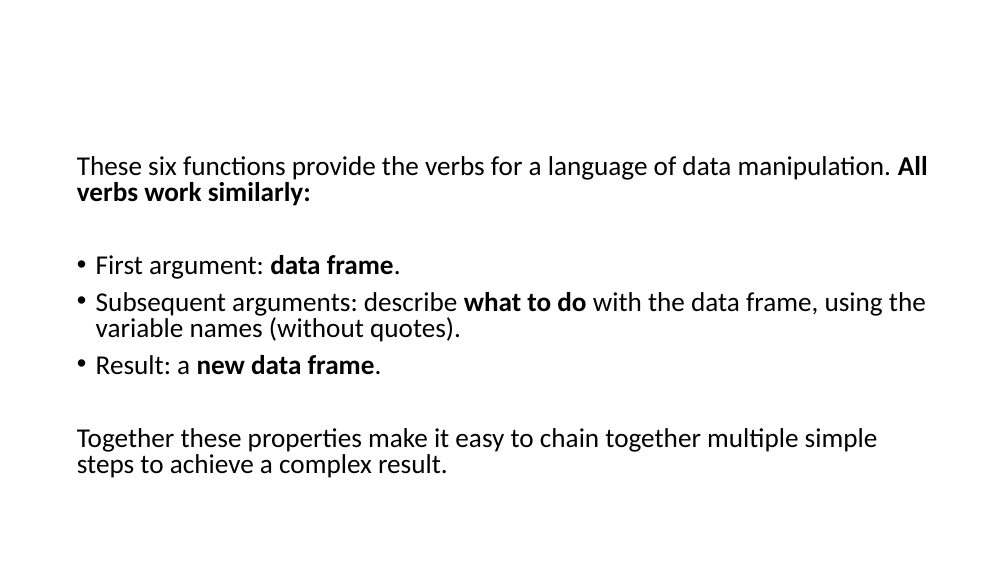
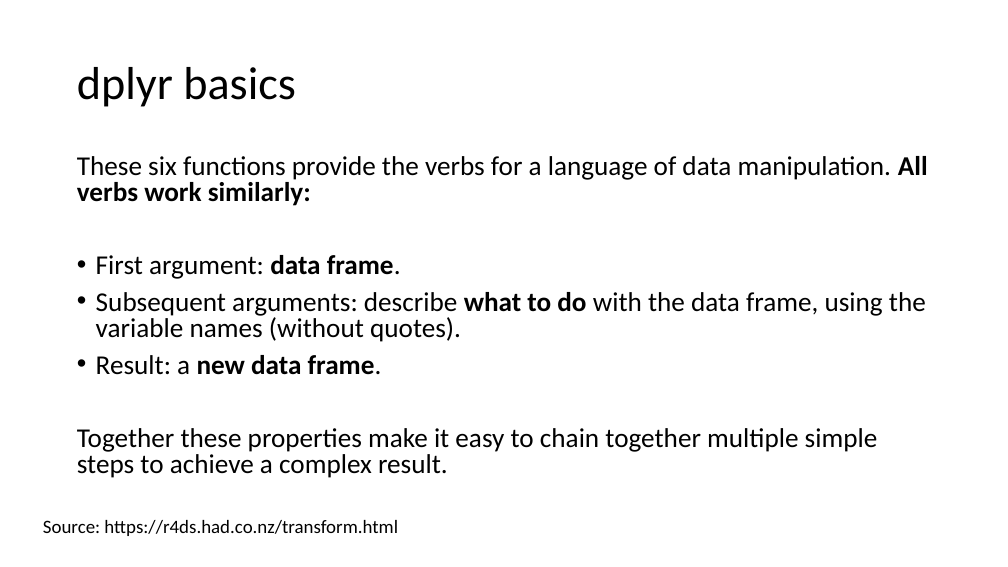
Before and after one commit to ruampimentel/SPSS_to_R, a slide deck: slide 34 of Slides - Data Cleaning.pptx (slide 23 before the commit). Drawn at 1008x567 pixels with LibreOffice and Linux fonts; fonts in the diff are those of the drawing. Boxes give left, top, right and bottom in pixels: in the first picture for what was removed or moved away, otherwise in the second. Text is boxed around its words. In the diff, an @@ line names an element or a change of style, - is before the commit and + after.

```diff
--- a/Slides - Data Cleaning.pptx
+++ b/Slides - Data Cleaning.pptx
@@ title added at [77, 67, 296, 107], 44 pt, text #000000 @@
+dplyr basics
@@ text added at [43, 520, 398, 536], 18 pt, text #000000 @@
+Source: https://r4ds.had.co.nz/transform.html
```
Also in this commit, not shown: 8 other slides changed, 13 slides added, 2 slides removed, 14 other files.
